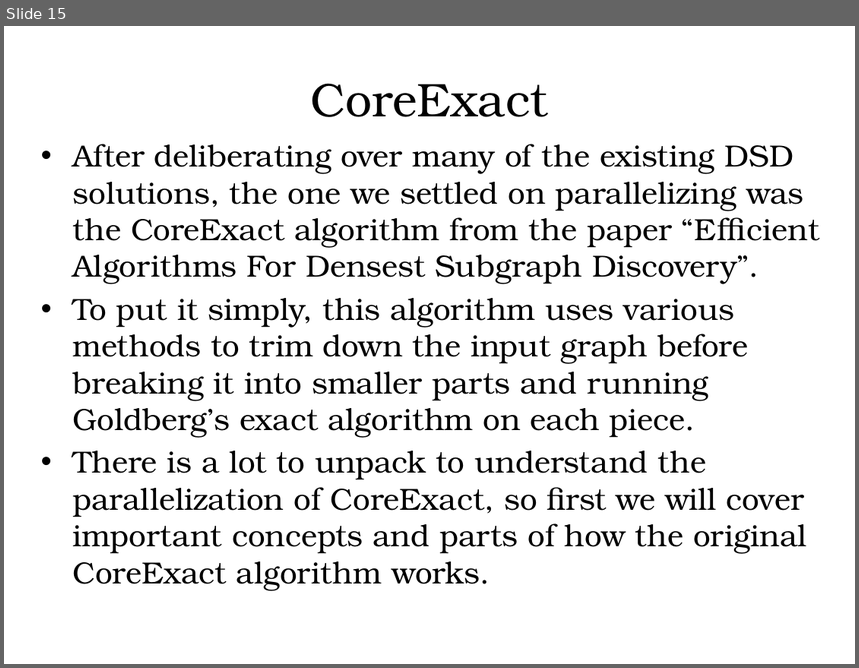
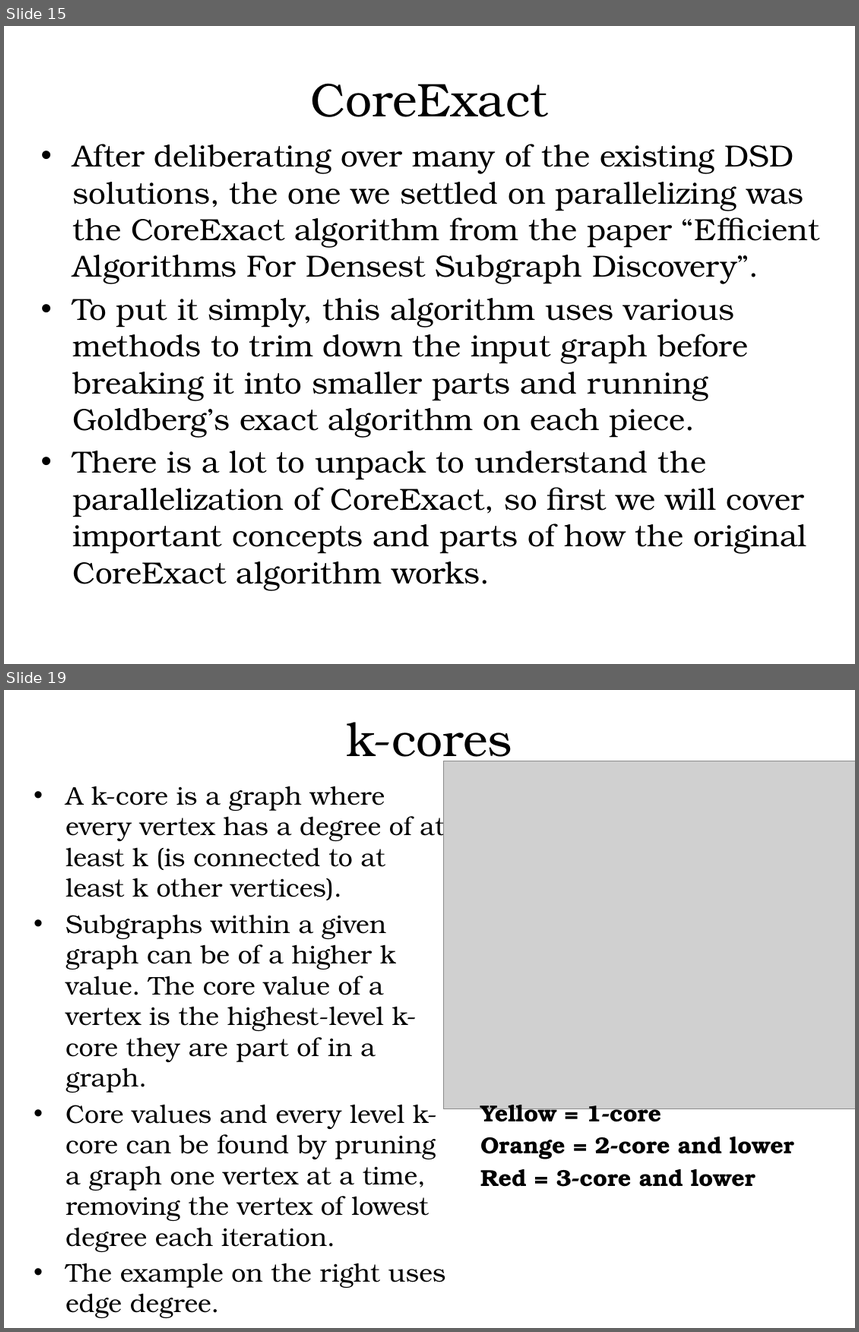
Before and after one commit to hgareau/DensestSubgraphDiscovery, a slide deck: Thesis Defense Presentation.pptx. Shown one above the other, each under a label of ours: slide 15 before the commit, slides 15 and 19 after it; the slides between them are not shown. The pictures are 859x668 and 859x1332 pixels, drawn with LibreOffice and Linux fonts; fonts in the diff are those of the drawing; grey boxes stand for pictures; background and template pictures are left out. Boxes give left, top, right and bottom in pixels: in the first picture for what was removed or moved away, otherwise in the second. Text is boxed around its words. In the diff, an @@ line names an element or a change of style, - is before the commit and + after.

Commit message:
Updated presentation to cover CoreExact.

```diff
--- a/Thesis Defense Presentation.pptx
+++ b/Thesis Defense Presentation.pptx
@@ slide 19 added at (4, 690, 855, 1328), background #FFFFFF @@
@@ text added at (347, 722, 512, 768), 40 pt, text #000000 @@
+k-cores
@@ picture added at (444, 761, 855, 1109) @@
@@ text added at (66, 786, 446, 1288), 21.7 pt, text #000000 @@
+• A k-core is a graph where every vertex has a degree of at least k (is connected to at least k other vertices).
+• Subgraphs within a given graph can be of a higher k value. The core value of a vertex is the highest-level k-core they are part of in a graph.
+• Core values and every level k-core can be found by pruning a graph one vertex at a time, removing the vertex of lowest degree each iteration.
+• The example on the right uses edge degree.
@@ text added at (481, 1105, 794, 1187), 19.6 pt, text #000000, bold @@
+Yellow = 1-core
+Orange = 2-core and lower
+Red = 3-core and lower
```
Also in this commit, not shown: 3 slides changed, 15 other slides added, 2 other files.
